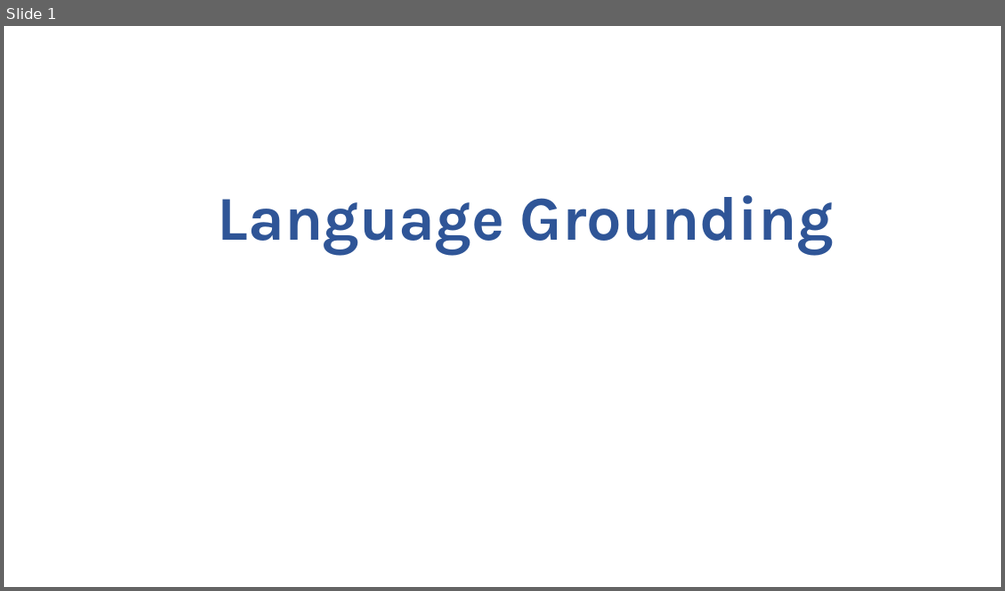
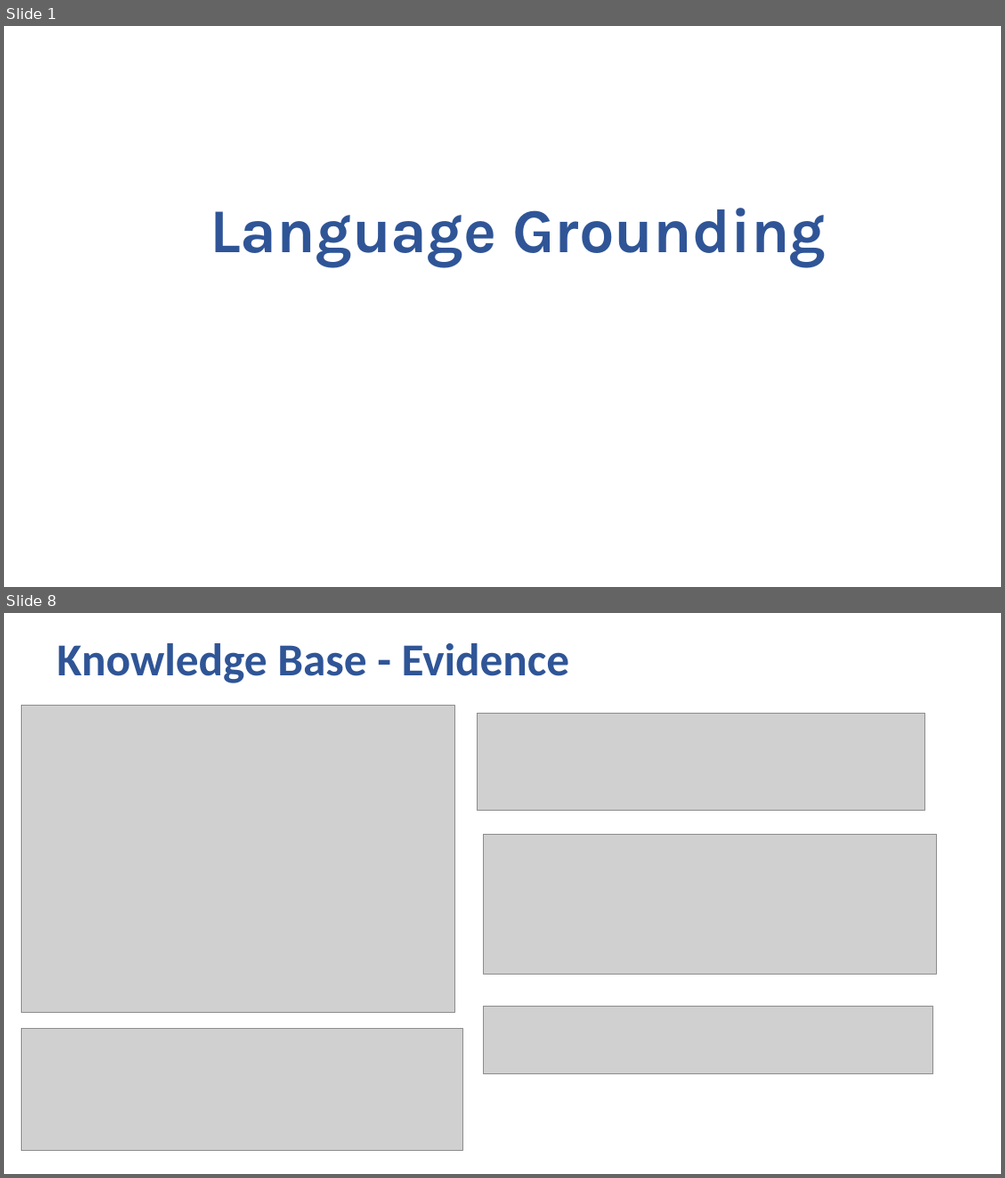
Before and after one commit to bkuriach/language-grounding, a slide deck: docs/language-grouding.pptx. Shown one above the other, each under a label of ours: slide 1 before the commit, slides 1 and 8 after it; the slides between them are not shown. The pictures are 1005x591 and 1005x1178 pixels, drawn with LibreOffice and Linux fonts; fonts in the diff are those of the drawing; grey boxes stand for pictures. Boxes give left, top, right and bottom in pixels: in the first picture for what was removed or moved away, otherwise in the second. Text is boxed around its words. In the diff, an @@ line names an element or a change of style, - is before the commit and + after.

```diff
--- a/docs/language-grouding.pptx
+++ b/docs/language-grouding.pptx
@@ slide 8 added at <box>4,613,1001,1174</box>, background #FFFFFF @@
@@ text added at <box>57,643,570,683</box>, 44 pt, text #2F5597, bold @@
+Knowledge Base - Evidence
@@ picture added at <box>21,706,455,1013</box> @@
@@ picture added at <box>477,713,925,810</box> @@
@@ picture added at <box>484,834,936,973</box> @@
@@ picture added at <box>484,1005,933,1074</box> @@
@@ picture added at <box>21,1029,462,1151</box> @@
@@ slide 1 changed as well @@
@@ title "Language Grounding": place and size @@
-title "Language Grounding" at <box>218,195,833,254</box>
+title "Language Grounding" at <box>210,208,825,267</box>
```
Also in this commit, not shown: 6 other slides added, 2 slides removed, 3 other files.
